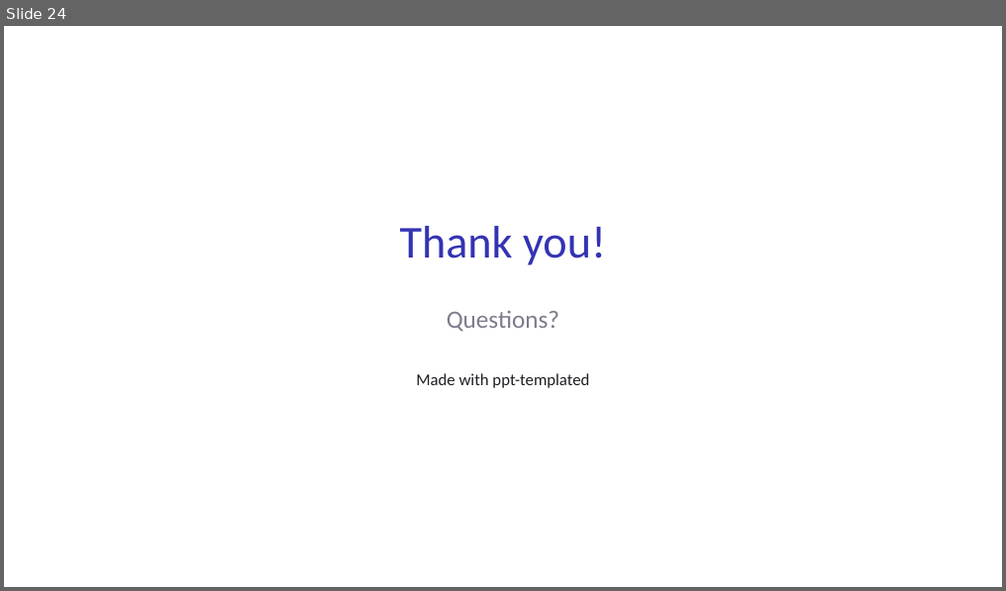
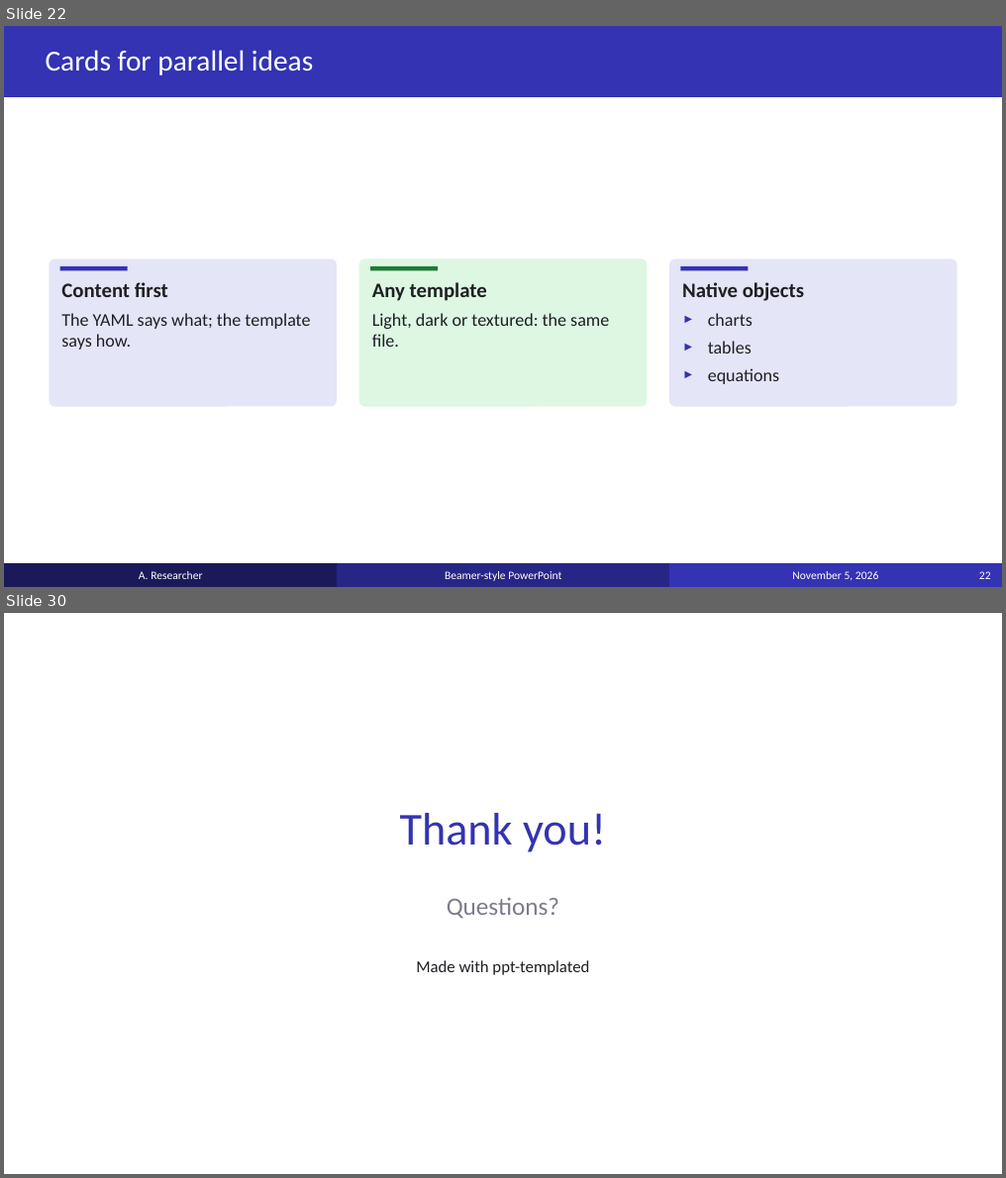
Before and after one commit to anoted/ppt-templated, a slide deck: examples/example_deck.pptx. Shown one above the other, each under a label of ours: slide 24 before the commit, slides 22 and 30 after it; the slides between them are not shown. The pictures are 1006x591 and 1006x1178 pixels, drawn with LibreOffice and Linux fonts; fonts in the diff are those of the drawing. Boxes give left, top, right and bottom in pixels: in the first picture for what was removed or moved away, otherwise in the second. Text is boxed around its words. In the diff, an @@ line names an element or a change of style, - is before the commit and + after.

```diff
--- a/examples/example_deck.pptx
+++ b/examples/example_deck.pptx
@@ slide 22 added at <box>4,26,1002,587</box>, background #FFFFFF @@
@@ rectangle added at <box>4,26,1002,97</box>, fill #3333B3 @@
@@ title added at <box>46,50,313,76</box>, 28 pt, text #FFFFFF @@
+Cards for parallel ideas
@@ rounded rectangle added at <box>49,259,337,406</box>, fill #E5E5F8, 17.2 pt, text #1F1F24 @@
+Content first
+The YAML says what; the template says how.
@@ rounded rectangle added at <box>358,259,647,406</box>, fill #DDF7E3, 17.2 pt, text #1F1F24 @@
+Any template
+Light, dark or textured: the same file.
@@ rounded rectangle added at <box>669,259,957,406</box>, fill #E5E5F8, 17.2 pt, text #1F1F24 @@
+Native objects
+► charts
+► tables
+► equations
@@ rectangle added at <box>60,267,128,271</box>, fill #3333B3 @@
@@ rectangle added at <box>370,267,438,271</box>, fill #1E7B34 @@
@@ rectangle added at <box>681,267,748,271</box>, fill #3333B3 @@
@@ rectangle added at <box>4,564,338,587</box>, fill #1A1A59, 11 pt, text #FFFFFF @@
+A. Researcher
@@ rectangle added at <box>337,564,669,587</box>, fill #262686, 11 pt, text #FFFFFF @@
+Beamer-style PowerPoint
@@ rectangle added at <box>669,564,1002,587</box>, fill #3333B3, 11 pt, text #FFFFFF @@
+November 5, 2026
@@ page number added at <box>979,571,991,579</box>, 11 pt, text #FFFFFF @@
+22
@@ what was slide 24 is now slide 30 @@
```
Also in this commit, not shown: 23 slides changed, 5 other slides added, 34 other files.
